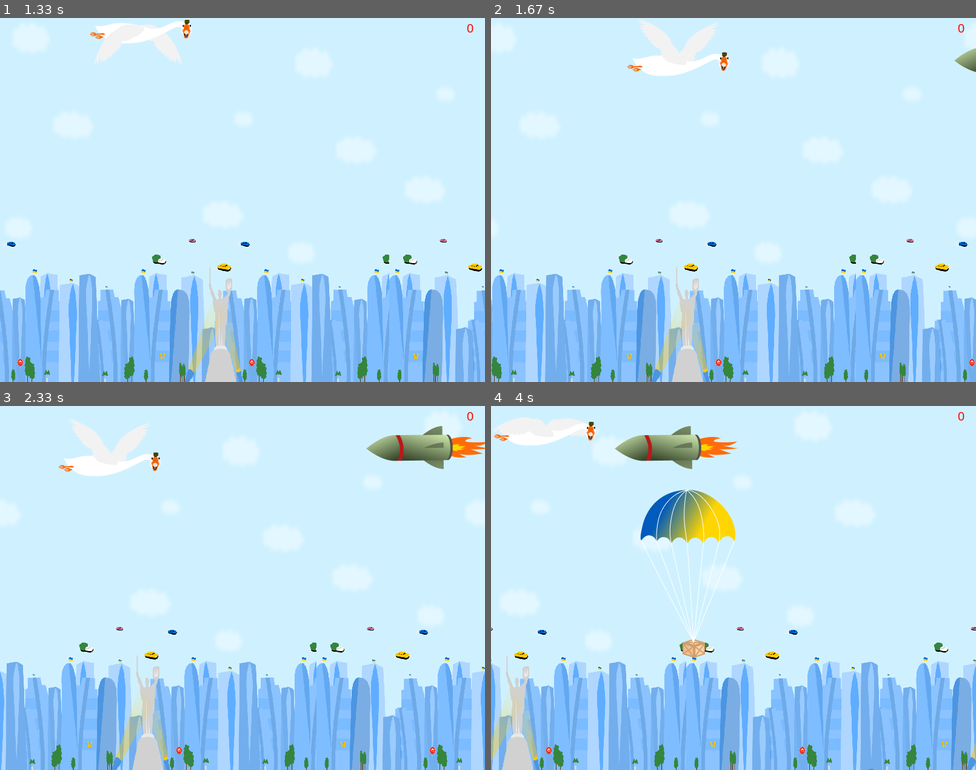
Above: before the commit, frames 1-4 (two rows, left to right).
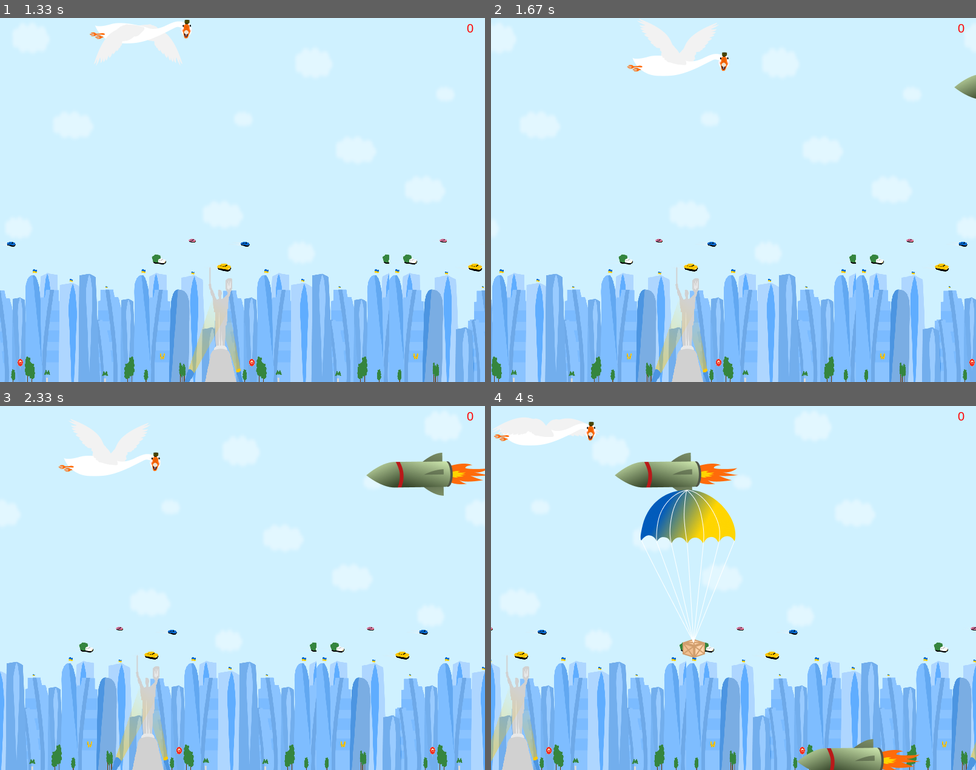
Above: after the commit, the same moments.

Repository: sergk1972/PyGame_1
Game: pygame game, started from main.py
Same seed, same stepped clock (60 frames per second), same inputs: the game is played once before the commit and once after it.
Inputs:
- Up to frame 1 (1.33 s): hold Right 0.33-0.8 s; hold Up 0.83-1.13 s; hold Right from 1.17 s (still down)
- Up to frame 2 (1.67 s): release Right at 1.63 s
- Up to frame 3 (2.33 s): hold Left 1.67-2.2 s; hold Down from 2.23 s (still down)
- Up to frame 4 (4 s): release Down at 2.53 s; hold Left 2.57-2.97 s; hold Up 3-3.37 s

Frame 1 is identical in both runs. In frame 2, 0.3% of the frame differs, in the area x 95-100%, y 8-23%; in frame 3, 2.9%; in frame 4, 4.1%, in the area x 25-89%, y 5-100%.

Commit message:
centering

Diff:
--- a/main.py
+++ b/main.py
@@ -34,7 +34,8 @@
     enemy = pygame.image.load('images/enemy.png').convert_alpha()
     # enemy = pygame.Surface((20, 20))
     # enemy.fill(RED)
-    enemy_rect = pygame.Rect(wigth, randint(0, heigth), *enemy.get_size())
+    enemy_rect = pygame.Rect(wigth, randint(
+        50, heigth - 50), *enemy.get_size())
     enemy_speed = randint(3, 5)
     return [enemy, enemy_rect, enemy_speed]
 
